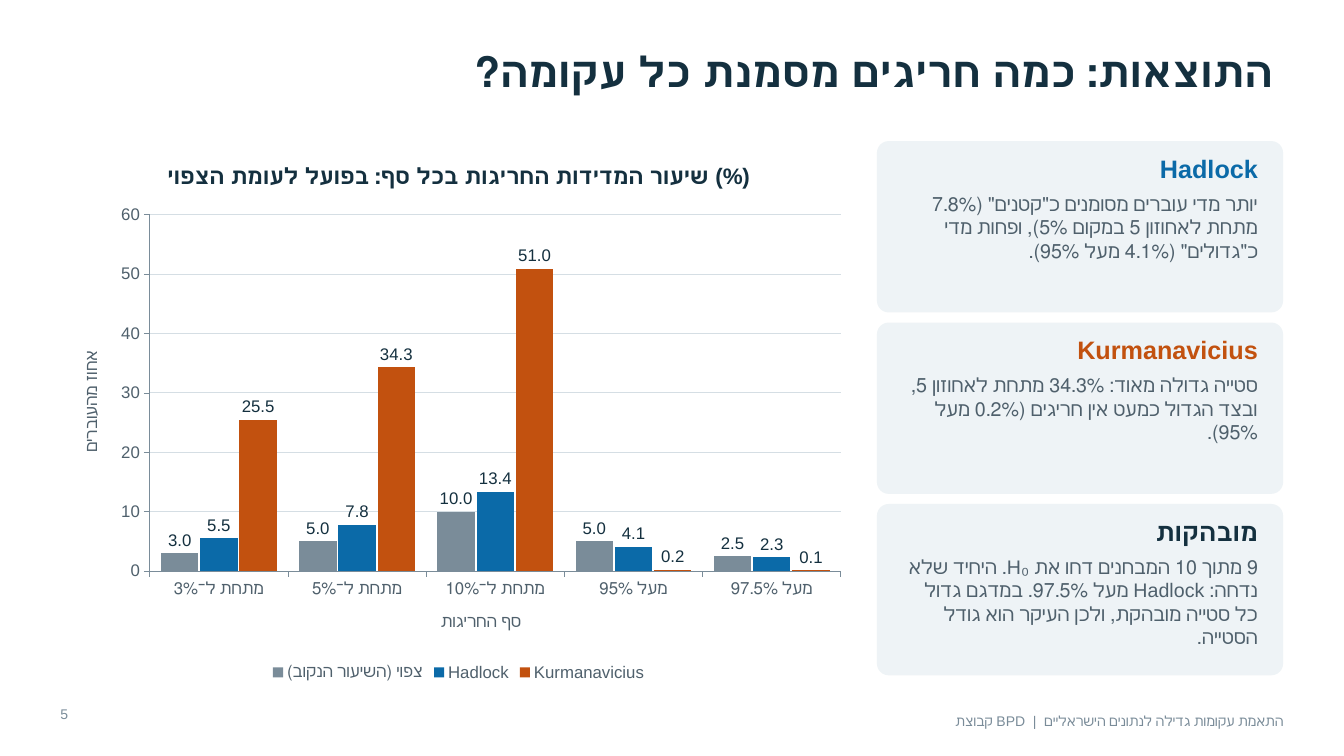
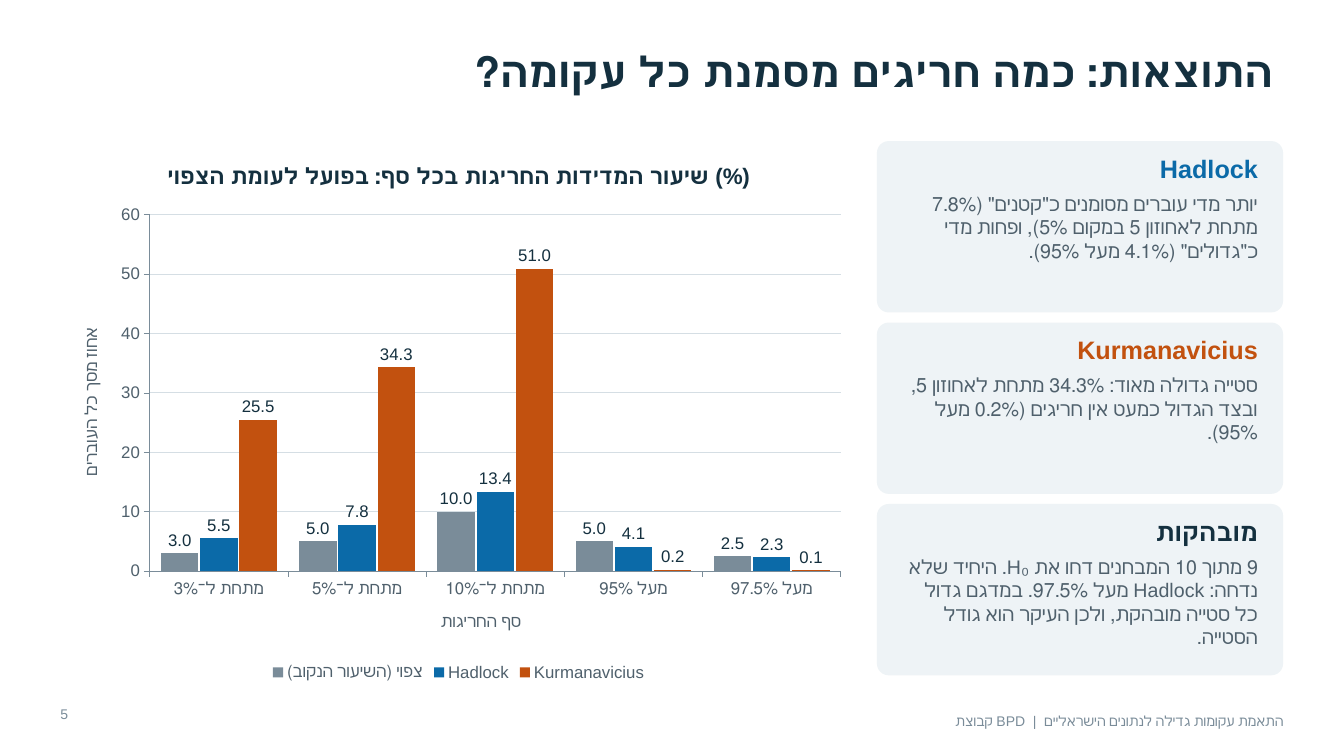
Before and after one commit to shoshisteinbach/lab_bpd5, a slide deck: slide 5 of week2/BPD_week2_presentation.pptx. Drawn at 1344x756 pixels with LibreOffice and Linux fonts; fonts in the diff are those of the drawing. Boxes give left, top, right and bottom in pixels: in the first picture for what was removed or moved away, otherwise in the second. Text is boxed around its words. In the diff, an @@ line names an element or a change of style, - is before the commit and + after.

Commit message:
fixed slides, not final yet

```diff
--- a/week2/BPD_week2_presentation.pptx
+++ b/week2/BPD_week2_presentation.pptx
@@ column chart at (60,141,857,686) @@
@@ value axis title "אחוז מהעוברים" to "אחוז מסך כל העוברים" @@
@@ category axis changed @@
```
Also in this commit, not shown: 5 other slides changed, 2 other files.
